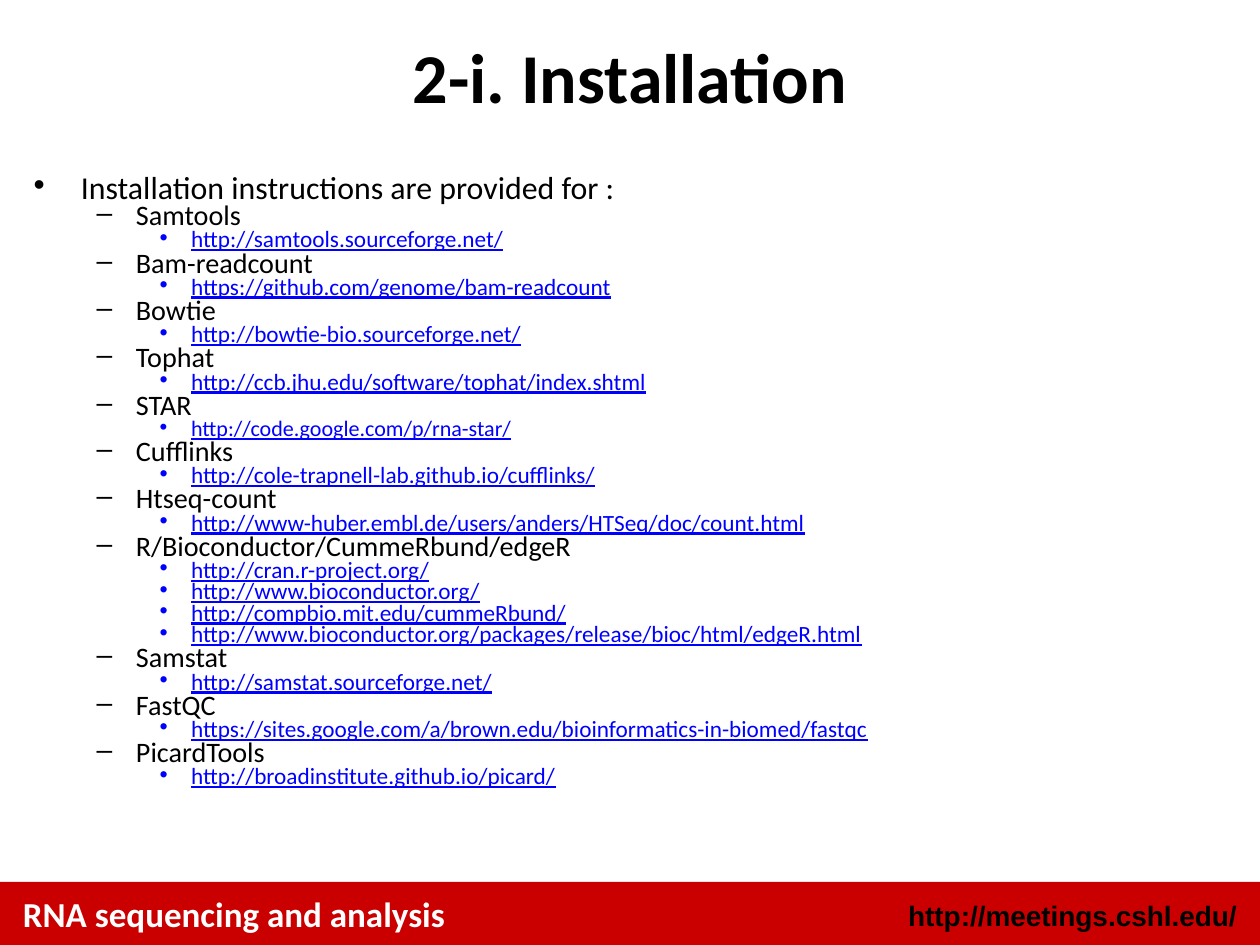
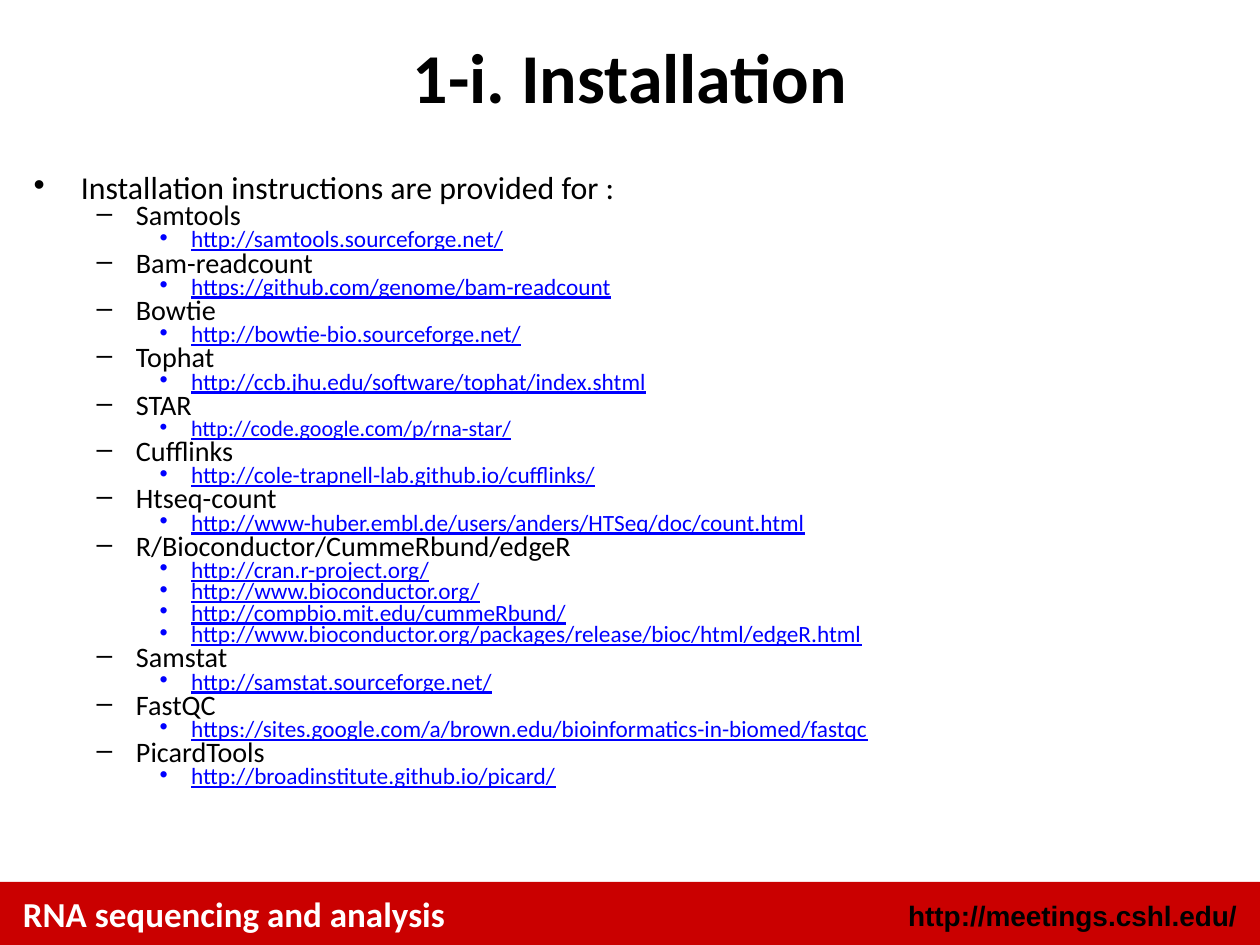
Before and after one commit to griffithlab/rnaseq_tutorial_wiki, a slide deck: slide 6 of LectureFiles/cshl/2015/RNASeq_Module1_Tutorial.pptx. Drawn at 1260x945 pixels with LibreOffice and Linux fonts; fonts in the diff are those of the drawing. Boxes give left, top, right and bottom in pixels: in the first picture for what was removed or moved away, otherwise in the second. Text is boxed around its words. In the diff, an @@ line names an element or a change of style, - is before the commit and + after.

Commit message:
Update title slide, module and section numbers.

```diff
--- a/LectureFiles/cshl/2015/RNASeq_Module1_Tutorial.pptx
+++ b/LectureFiles/cshl/2015/RNASeq_Module1_Tutorial.pptx
@@ title at [413, 53, 847, 104]: text changed @@
-2-i. Installation
+1-i. Installation
```
Also in this commit, not shown: 7 other slides changed.
